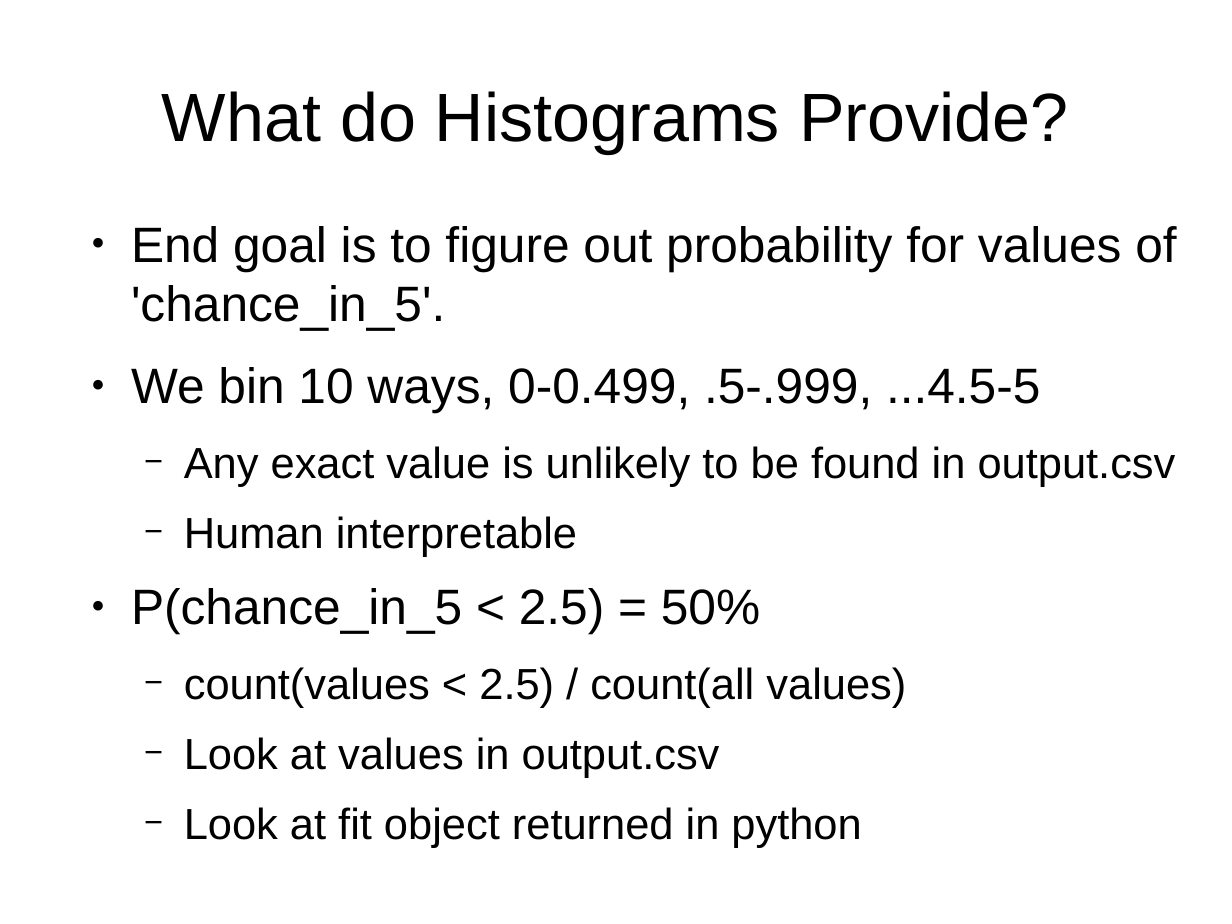
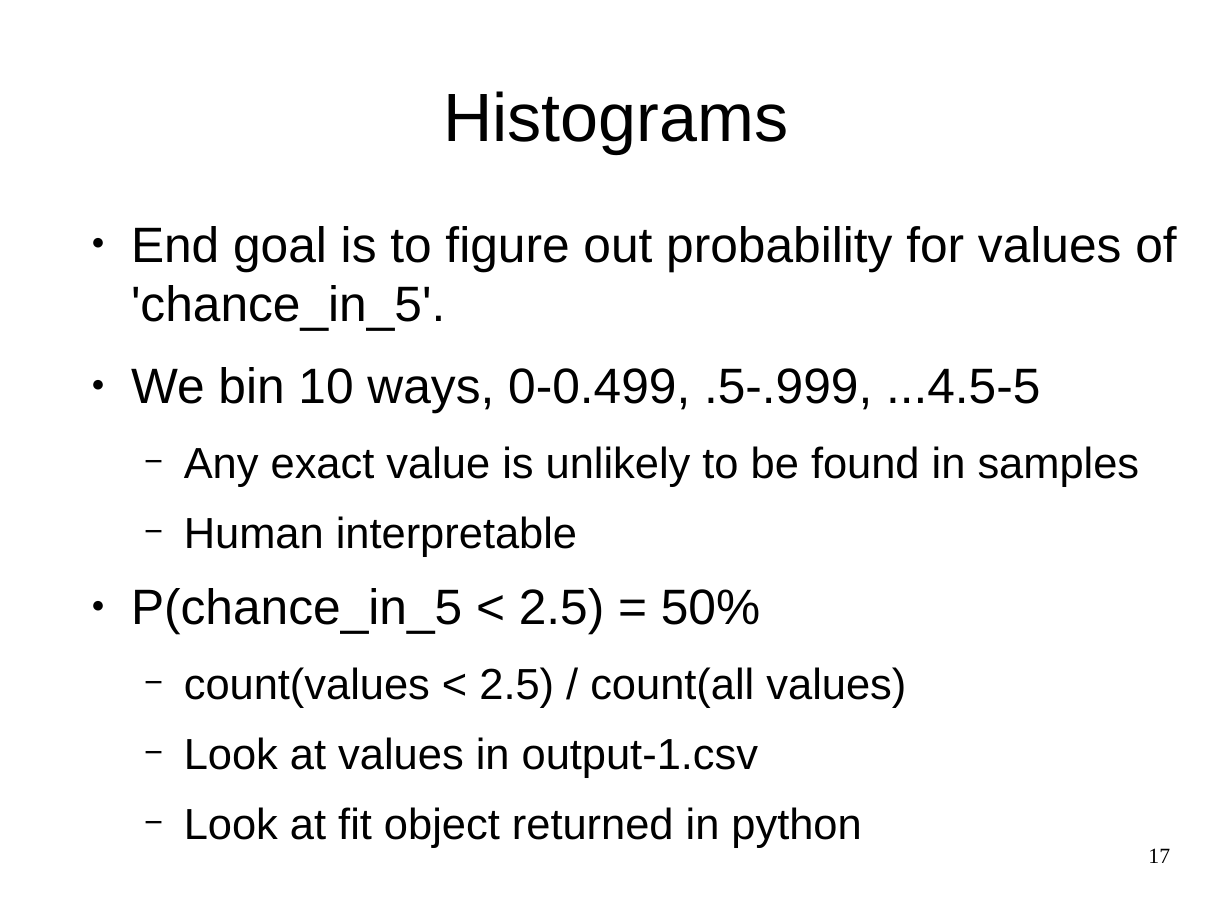
Before and after one commit to breckbaldwin/StanIsThePlanDist, a slide deck: slide 17 of slides/StanIsThePlanPyData.odp (slide 15 before the commit). Drawn at 1232x924 pixels with LibreOffice and Linux fonts; fonts in the diff are those of the drawing. Boxes give left, top, right and bottom in pixels: in the first picture for what was removed or moved away, otherwise in the second. Text is boxed around its words. In the diff, an @@ line names an element or a change of style, - is before the commit and + after.

```diff
--- a/slides/StanIsThePlanPyData.odp
+++ b/slides/StanIsThePlanPyData.odp
@@ title at (443,91,788,153): text changed @@
-What do Histograms Provide?
+Histograms
@@ text at (184,446,1140,487): text changed @@
-  − Any exact value is unlikely to be found in output.csv
+  − Any exact value is unlikely to be found in samples
@@ text at (184,737,758,778): text changed @@
-  − Look at values in output.csv
+  − Look at values in output-1.csv
@@ page number added at (1148,848,1170,863), 14 pt, text #000000 @@
+17
```
Also in this commit, not shown: 32 other slides changed, 21 slides added, 12 slides removed.
